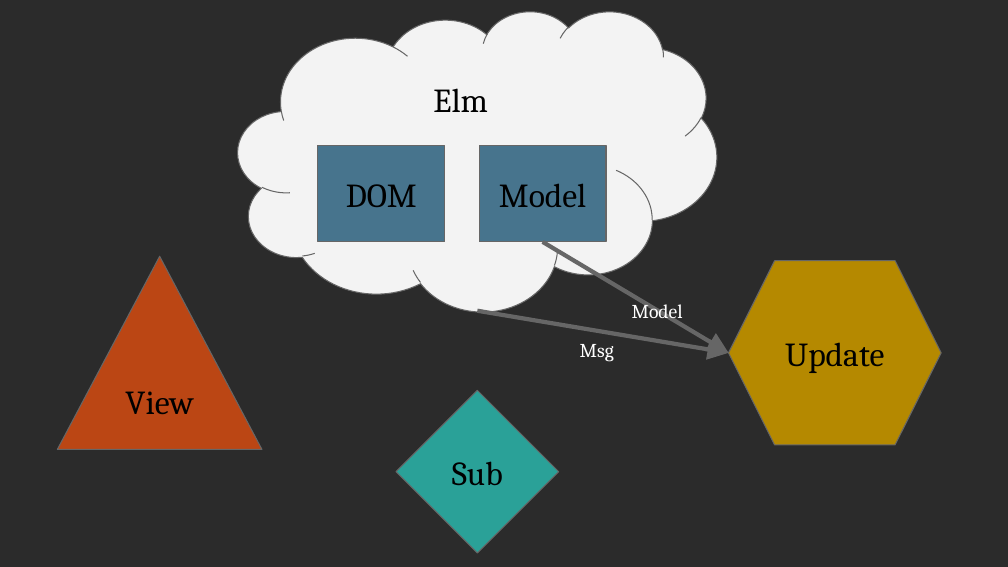
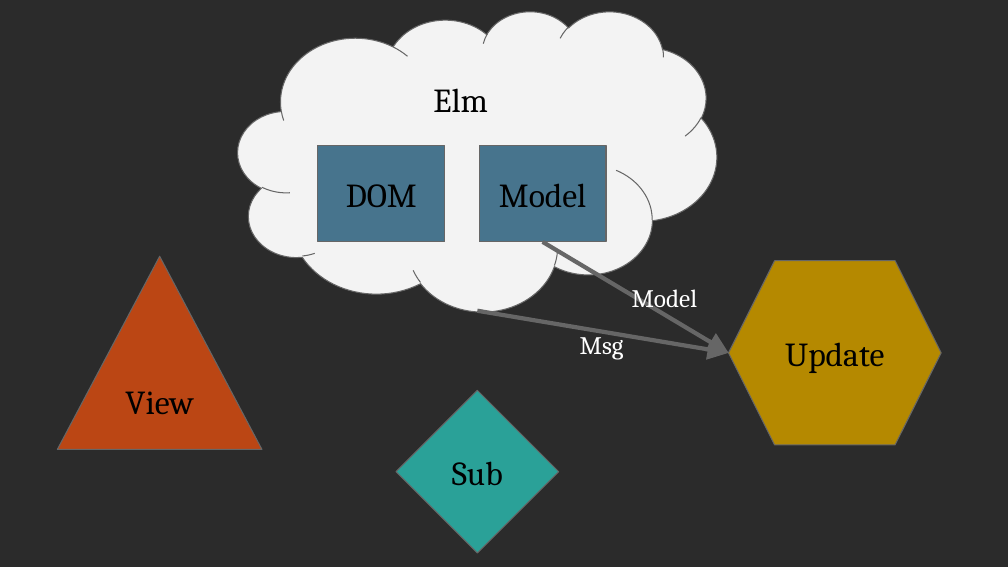
Before and after one commit to scameronde/elm-et2017, a slide deck: slide 39 of Elm.pptx (slide 40 before the commit). Drawn at 1008x567 pixels with LibreOffice and Linux fonts; fonts in the diff are those of the drawing; background and template pictures are left out; a plain dark background stands for a picture behind light text. Boxes give left, top, right and bottom in pixels: in the first picture for what was removed or moved away, otherwise in the second. Text is boxed around its words. In the diff, an @@ line names an element or a change of style, - is before the commit and + after.

```diff
--- a/Elm.pptx
+++ b/Elm.pptx
@@ text "Model" at box(632, 289, 697, 313): size 14 to 18 pt @@
@@ text "Model": place and size @@
-text "Model" at box(632, 300, 683, 323)
+text "Model" at box(632, 289, 697, 313)
@@ text "Msg": place and size @@
-text "Msg" at box(580, 344, 614, 362)
+text "Msg" at box(580, 331, 624, 360)
@@ text "Msg" at box(580, 331, 624, 360): size 14 to 18 pt @@
```
Also in this commit, not shown: 28 other slides changed, 4 slides added, 5 slides removed.
